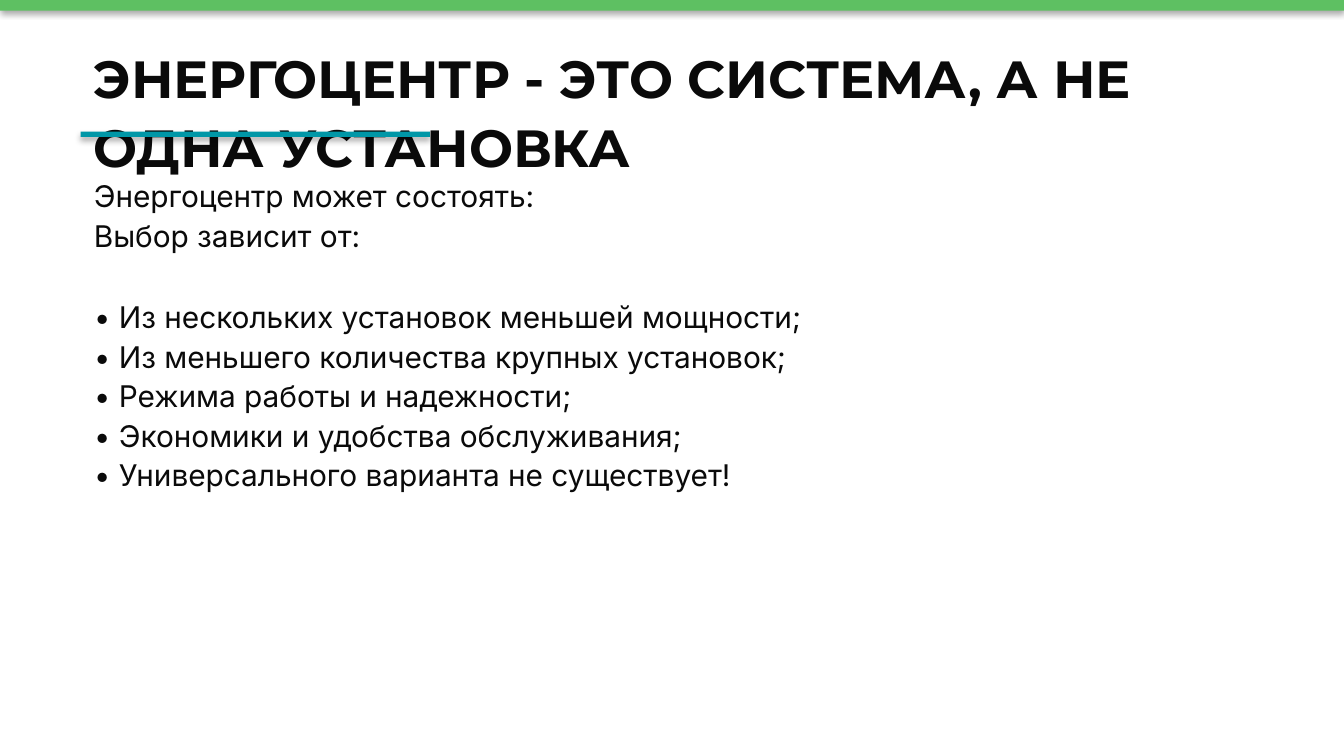
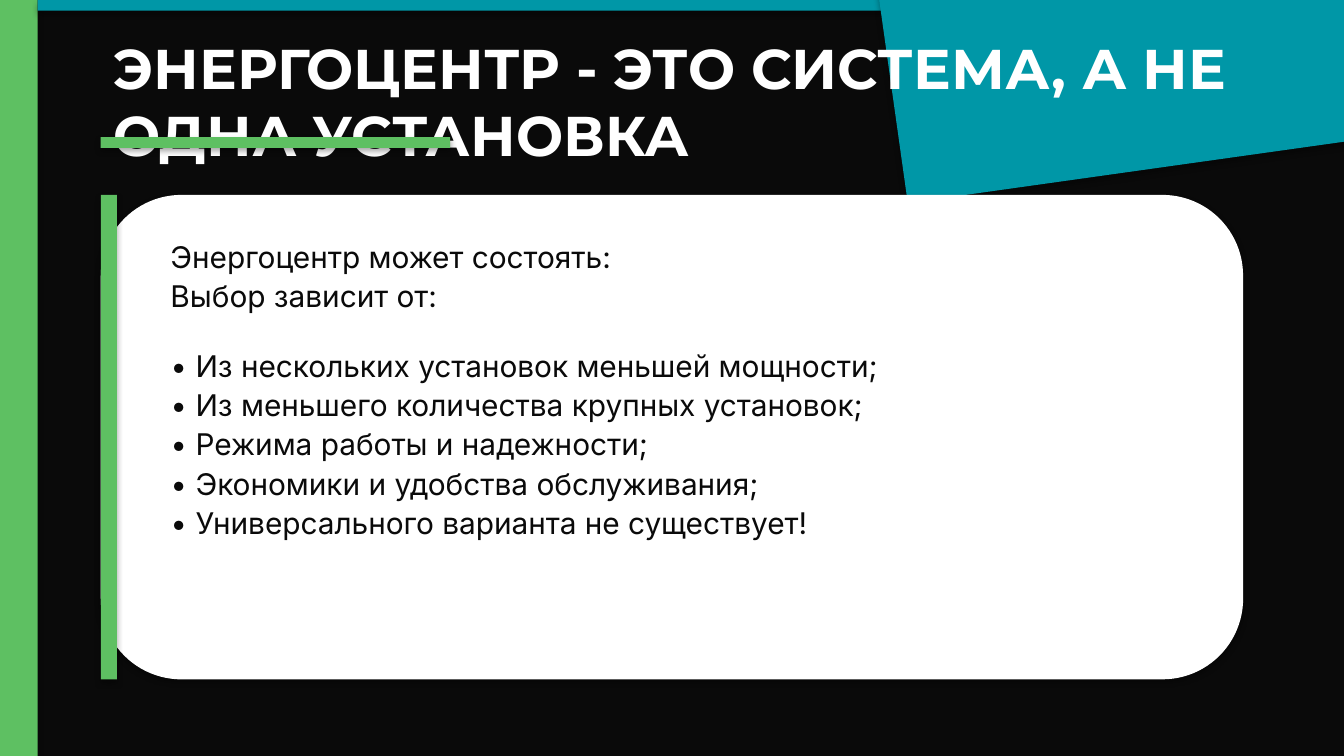
Before and after one commit to Machibo/remote, a slide deck: slide 7 of output/redesign.pptx. Drawn at 1344x756 pixels with LibreOffice and Linux fonts; fonts in the diff are those of the drawing. Boxes give left, top, right and bottom in pixels: in the first picture for what was removed or moved away, otherwise in the second. Text is boxed around its words. In the diff, an @@ line names an element or a change of style, - is before the commit and + after.

```diff
--- a/output/redesign.pptx
+++ b/output/redesign.pptx
@@ rectangle added at bbox=[0, 0, 1344, 755], fill #0A0A0A @@
@@ rectangle added at bbox=[0, 0, 38, 755], fill #5EC062 @@
@@ rectangle: place and size @@
-rectangle at bbox=[0, 0, 1344, 11]
+rectangle at bbox=[38, 0, 1344, 11]
@@ rectangle at bbox=[38, 0, 1344, 11]: fill #5EC062 to #0097A7 @@
@@ text "ЭНЕРГОЦЕНТР - ЭТО СИСТЕМА, А ...": place and size @@
-text "ЭНЕРГОЦЕНТР - ЭТО СИСТЕМА, А ..." at bbox=[94, 60, 1131, 175]
+text "ЭНЕРГОЦЕНТР - ЭТО СИСТЕМА, А ..." at bbox=[114, 34, 1226, 164]
@@ text "ЭНЕРГОЦЕНТР - ЭТО СИСТЕМА, А ..." at bbox=[114, 34, 1226, 164]: size 28 to 30 pt, text colour #0A0A0A to #FFFFFF; line spacing 1.1 to 1 @@
@@ rectangle added at bbox=[872, 0, 1344, 203], fill #0097A7 @@
@@ rectangle: place and size @@
-rectangle at bbox=[81, 132, 430, 137]
+rectangle at bbox=[101, 137, 450, 148]
@@ rectangle at bbox=[101, 137, 450, 148]: fill #0097A7 to #5EC062 @@
@@ rounded rectangle added at bbox=[101, 195, 1243, 679], fill #FFFFFF @@
@@ rectangle added at bbox=[101, 195, 117, 679], fill #5EC062 @@
@@ text "Энергоцентр может состоять:": place and size @@
-text "Энергоцентр может состоять:" at bbox=[94, 185, 534, 253]
+text "Энергоцентр может состоять:" at bbox=[170, 246, 611, 313]
@@ text "• Из нескольких установок меньшей ...": place and size @@
-text "• Из нескольких установок меньшей ..." at bbox=[119, 305, 801, 493]
+text "• Из нескольких установок меньшей ..." at bbox=[196, 354, 878, 541]
```
Also in this commit, not shown: 19 other slides changed, 1 other file.
